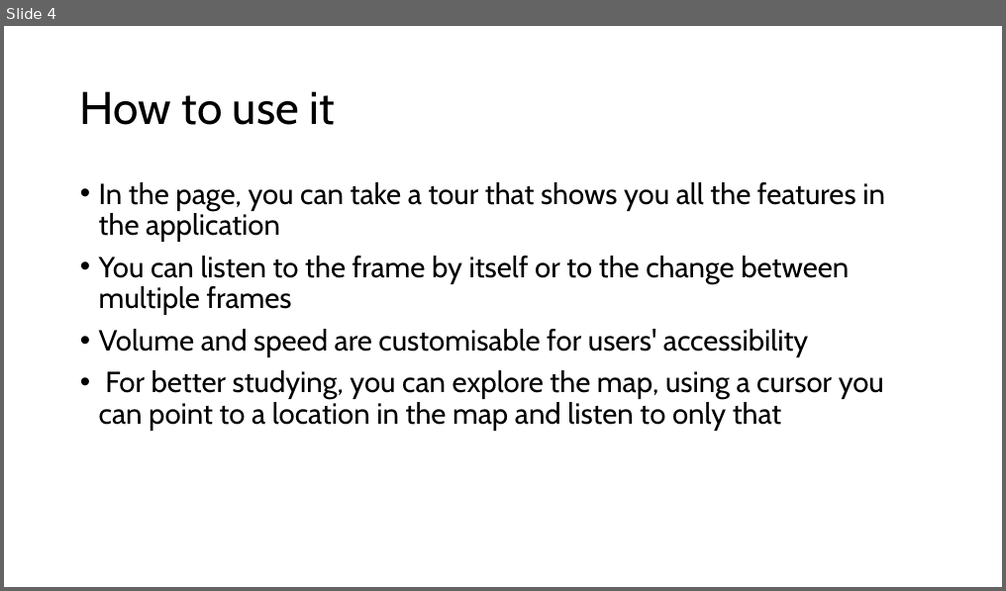
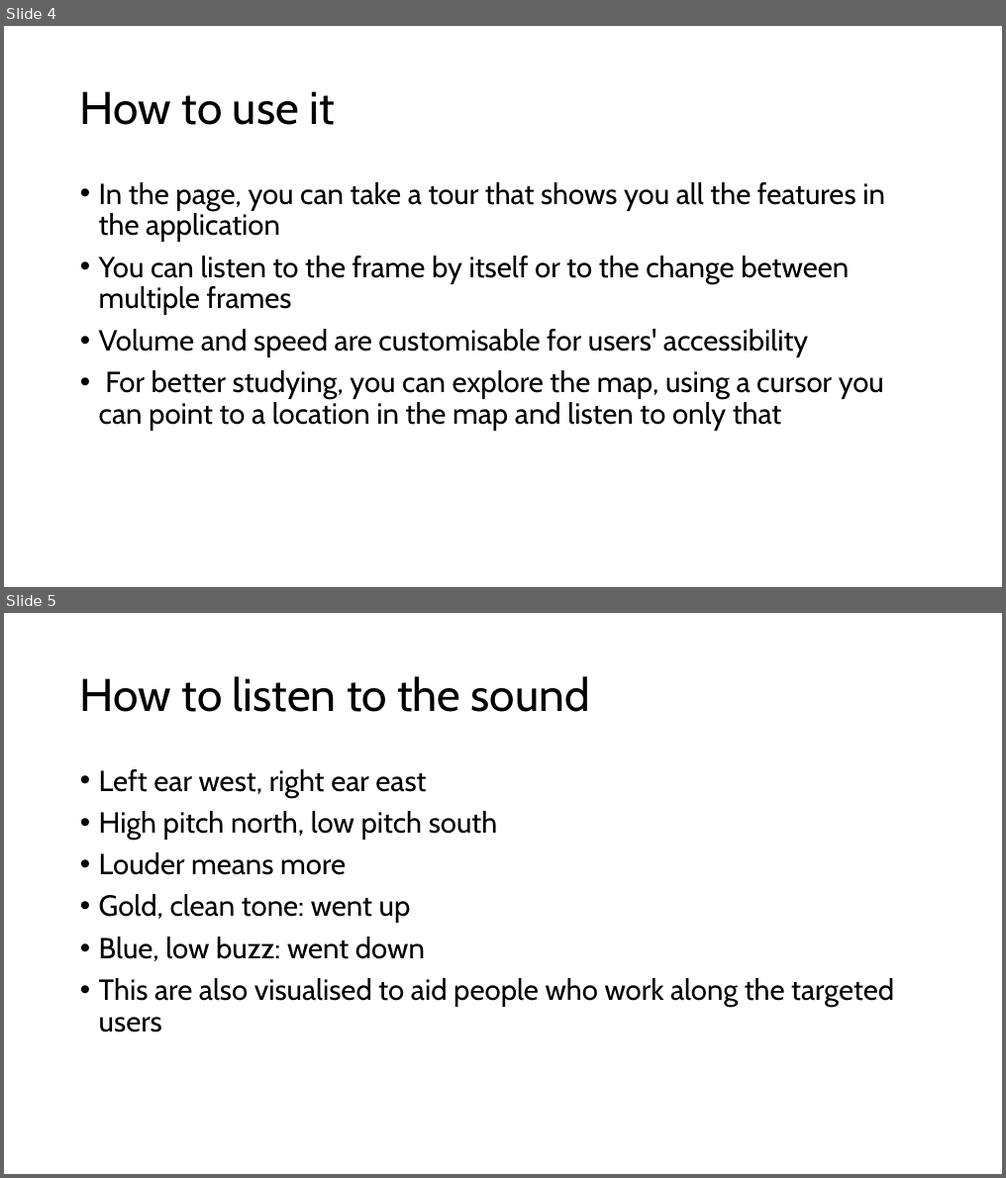
Before and after one commit to Panagiotis676/nasa-app-hackathon, a slide deck: presentation.pptx. Shown one above the other, each under a label of ours: slide 4 before the commit, slides 4 and 5 after it. The pictures are 1006x591 and 1006x1178 pixels, drawn with LibreOffice and Linux fonts; fonts in the diff are those of the drawing. Boxes give left, top, right and bottom in pixels: in the first picture for what was removed or moved away, otherwise in the second. Text is boxed around its words. In the diff, an @@ line names an element or a change of style, - is before the commit and + after.

```diff
--- a/presentation.pptx
+++ b/presentation.pptx
@@ slide 5 added at [4,613,1002,1174], background #FFFFFF @@
@@ title added at [80,676,590,712], 44 pt, text #000000 @@
+How to listen to the sound
@@ text added at [99,769,894,1033], 28 pt, text #000000 @@
+• Left ear west, right ear east
+• High pitch north, low pitch south
+• Louder means more
+• Gold, clean tone: went up
+• Blue, low buzz: went down
+• This are also visualised to aid people who work along the targeted users
```
Also in this commit, not shown: 1 slide changed, 1 other slide added.
